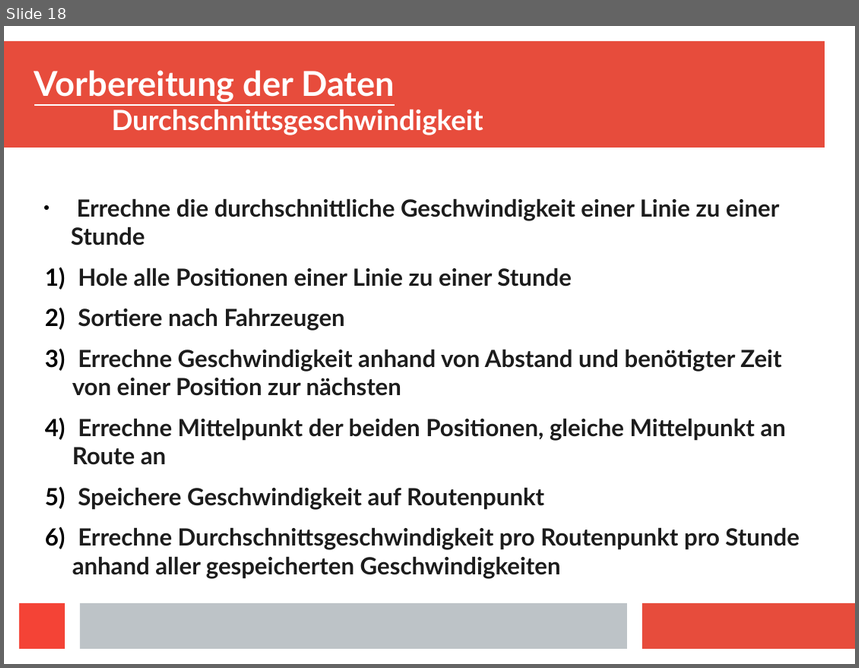
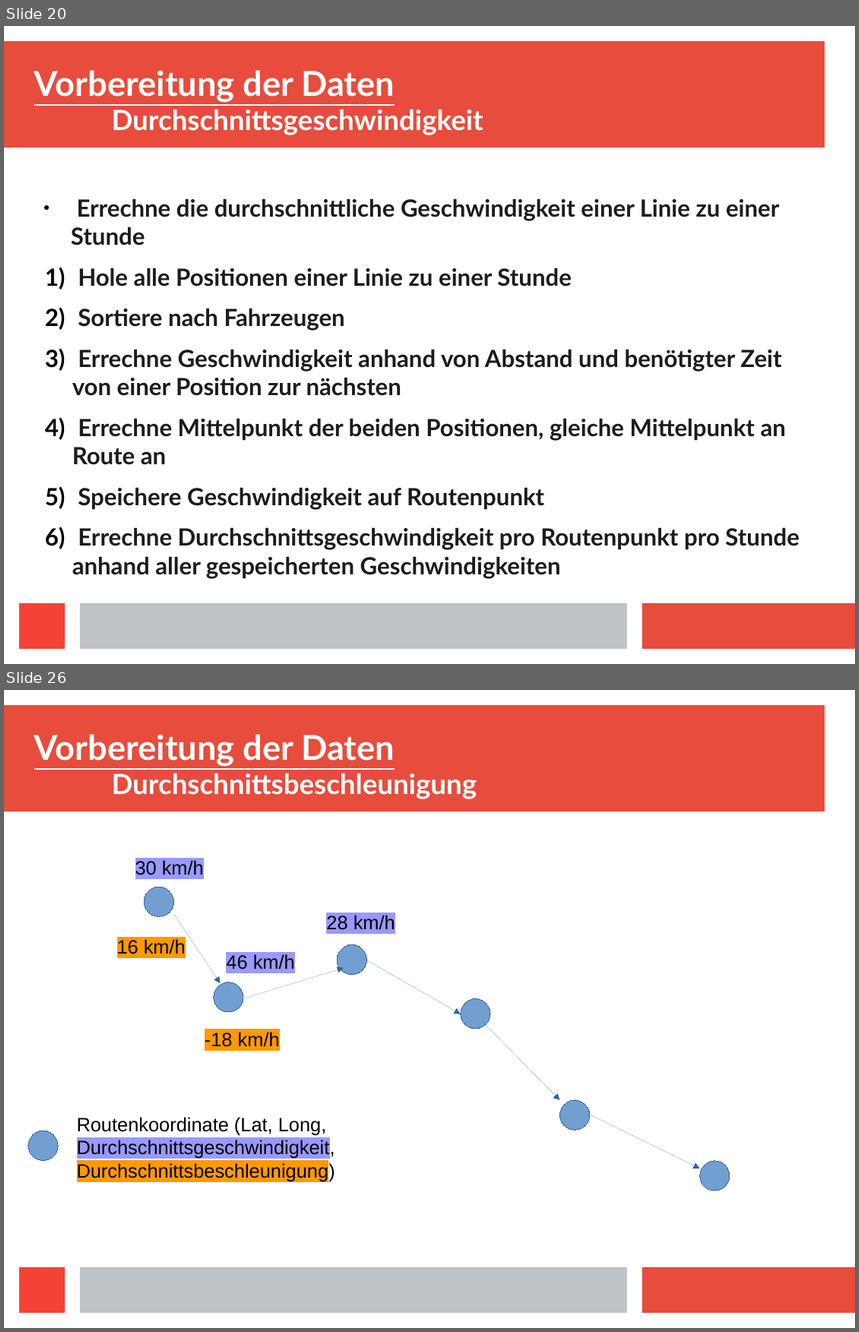
Before and after one commit to Centro1993/Busradar-Visualization, a slide deck: Presentation/Busradar-Mining.odp. Shown one above the other, each under a label of ours: slide 18 before the commit, slides 20 and 26 after it; the slides between them are not shown. The pictures are 859x668 and 859x1332 pixels, drawn with LibreOffice and Linux fonts; fonts in the diff are those of the drawing. Boxes give left, top, right and bottom in pixels: in the first picture for what was removed or moved away, otherwise in the second. Text is boxed around its words. In the diff, an @@ line names an element or a change of style, - is before the commit and + after.

```diff
--- a/Presentation/Busradar-Mining.odp
+++ b/Presentation/Busradar-Mining.odp
@@ slide 26 added at (x1=4, y1=690, x2=855, y2=1328), background #FFFFFF; not listed: 4 template elements that a slide beside it also shows @@
@@ title added at (x1=34, y1=734, x2=477, y2=799), 26 pt, text #FFFFFF, bold @@
+Vorbereitung der Daten
+Durchschnittsbeschleunigung
@@ text added at (x1=135, y1=860, x2=204, y2=875), 18 pt, text #000000 @@
+30 km/h
@@ ellipse added at (x1=144, y1=887, x2=174, y2=917), fill #729FCF, outline #3465A4 0 pt @@
@@ arrow added from (174, 914) to (221, 983), #3465A4 0 pt @@
@@ text added at (x1=326, y1=915, x2=395, y2=930), 18 pt, text #000000 @@
+28 km/h
@@ text added at (x1=117, y1=939, x2=186, y2=954), 18 pt, text #000000 @@
+16 km/h
@@ text added at (x1=226, y1=954, x2=295, y2=970), 18 pt, text #000000 @@
+46 km/h
@@ ellipse added at (x1=337, y1=945, x2=367, y2=975), fill #729FCF, outline #3465A4 0 pt @@
@@ arrow added from (367, 961) to (461, 1015), #3465A4 0 pt @@
@@ ellipse added at (x1=213, y1=983, x2=243, y2=1013), fill #729FCF, outline #3465A4 0 pt @@
@@ arrow added from (243, 999) to (344, 968), #3465A4 0 pt @@
@@ ellipse added at (x1=461, y1=999, x2=490, y2=1029), fill #729FCF, outline #3465A4 0 pt @@
@@ arrow added from (483, 1022) to (560, 1100), #3465A4 0 pt @@
@@ text added at (x1=205, y1=1032, x2=280, y2=1047), 18 pt, text #000000 @@
+-18 km/h
@@ text added at (x1=77, y1=1117, x2=335, y2=1182), 18 pt, text #000000 @@
+Routenkoordinate (Lat, Long, Durchschnittsgeschwindigkeit,
+Durchschnittsbeschleunigung)
@@ ellipse added at (x1=560, y1=1100, x2=590, y2=1130), fill #729FCF, outline #3465A4 0 pt @@
@@ arrow added from (590, 1115) to (700, 1169), #3465A4 0 pt @@
@@ ellipse added at (x1=28, y1=1131, x2=58, y2=1161), fill #729FCF, outline #3465A4 0 pt @@
@@ ellipse added at (x1=700, y1=1161, x2=730, y2=1192), fill #729FCF, outline #3465A4 0 pt @@
@@ what was slide 18 is now slide 20 @@
```
Also in this commit, not shown: 3 slides changed, 7 other slides added, 1 other file.
